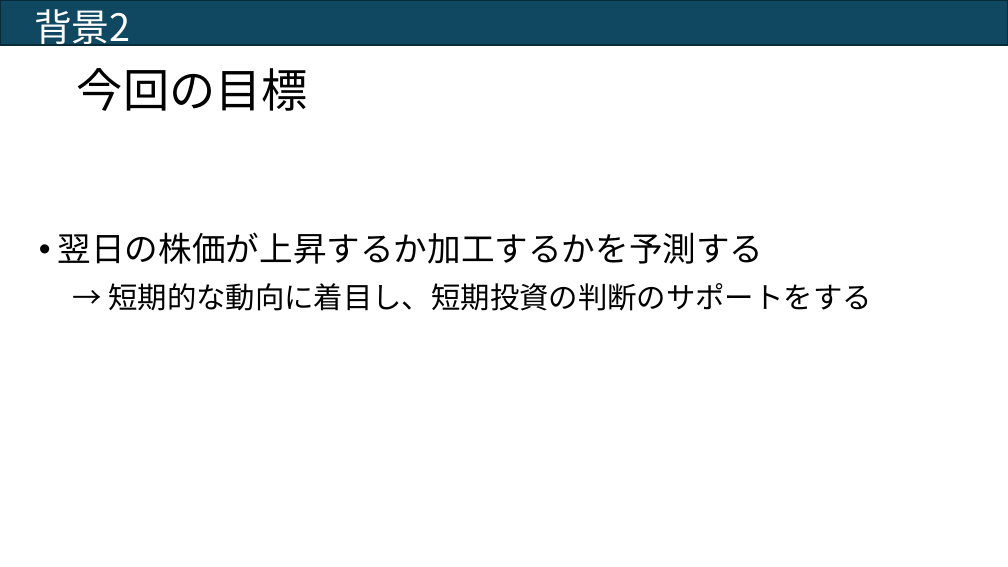
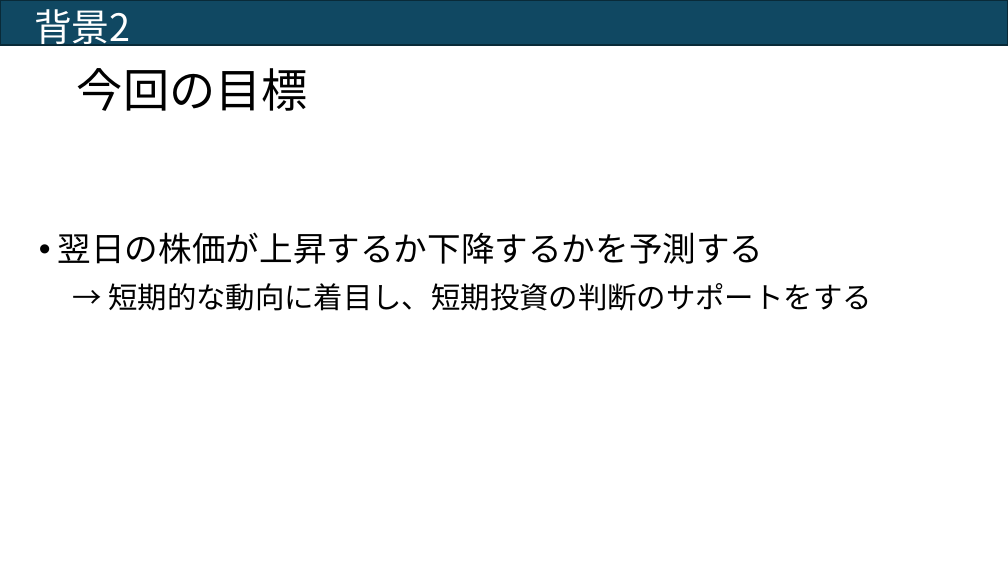
Before and after one commit to kawaeeeee/deepcraft, a slide deck: slide 4 of assignment-main/Trainee/submission/株価予測モデルの構築.pptx (slide 3 before the commit). Drawn at 1008x567 pixels with LibreOffice and Linux fonts; fonts in the diff are those of the drawing. Boxes give left, top, right and bottom in pixels: in the first picture for what was removed or moved away, otherwise in the second. Text is boxed around its words. In the diff, an @@ line names an element or a change of style, - is before the commit and + after.

```diff
--- a/assignment-main/Trainee/submission/株価予測モデルの構築.pptx
+++ b/assignment-main/Trainee/submission/株価予測モデルの構築.pptx
@@ text at (x1=58, y1=232, x2=764, y2=264): text changed @@
-• 翌日の株価が上昇するか加工するかを予測する
+• 翌日の株価が上昇するか下降するかを予測する
```
Also in this commit, not shown: 5 other slides changed, 1 slide added.
